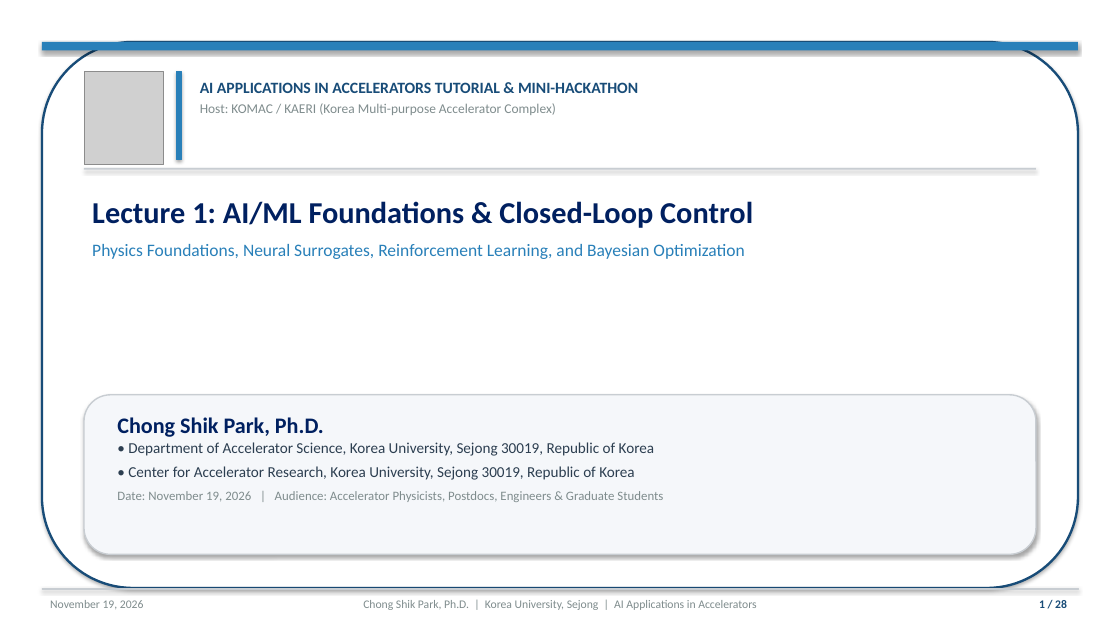
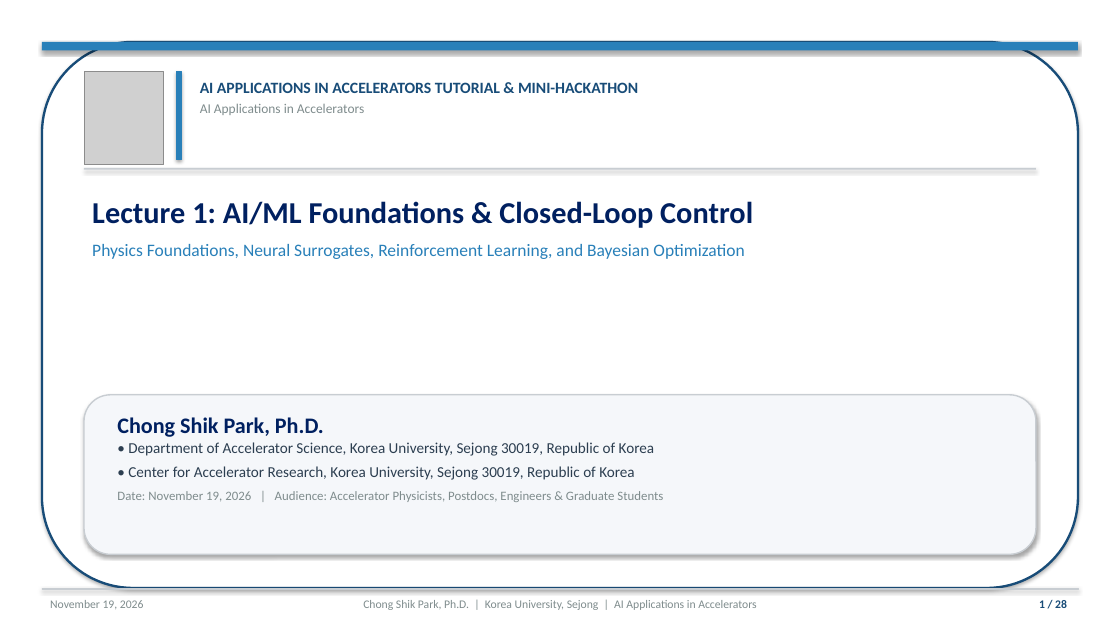
Before and after one commit to cspark7701/ai4acc-mini-hackathon, a slide deck: slide 1 of presentations/Lecture_1_AI_ML_Foundations_and_Control.pptx. Drawn at 1120x630 pixels with LibreOffice and Linux fonts; fonts in the diff are those of the drawing; grey boxes stand for pictures. Boxes give left, top, right and bottom in pixels: in the first picture for what was removed or moved away, otherwise in the second. Text is boxed around its words. In the diff, an @@ line names an element or a change of style, - is before the commit and + after.

Commit message:
Remove KOMAC and KAERI wording across repository documents and scripts
Purge all references to KOMAC and KAERI from markdown documents, docx guides, shell scripts, LaTeX sources, PPTX slides, and compiled presentation PDFs. Rebuild presentation PDF with xelatex and docx guides with updated metadata.

Files:
 M  AGENTS.md
 M  Dockerfile
 M  README.md
 M  dist/run_hackathon_mac_linux.sh
 M  dist/run_hackathon_windows.bat
 M  docker-compose.yml
 M  docs/Announcement.docx
 M  docs/Announcement.md
 M  docs/DOCKER_GUIDE.md
 M  docs/Docker Desktop Setup Guide.docx
 M  docs/Mini-Hackathon Participant Instructions.docx
 M  docs/Technical Preparation.docx
 M  presentations/Lecture_1_AI_ML_Foundations_and_Control.pdf
 M  presentations/Lecture_1_AI_ML_Foundations_and_Control.pptx
 M  presentations/Lecture_1_AI_ML_Foundations_and_Control.tex
 M  scripts/build_announcement_docx.py
 M  scripts/build_lecture_1_pptx.py
 M  scripts/create_bundle.sh
 M  scripts/docker_publish.sh
 M  scripts/update_docker_setup_docx.py
 M  setup.sh

```diff
--- a/presentations/Lecture_1_AI_ML_Foundations_and_Control.pptx
+++ b/presentations/Lecture_1_AI_ML_Foundations_and_Control.pptx
@@ text at (200,104,364,115): text changed @@
-Host: KOMAC / KAERI (Korea Multi-purpose Accelerator Complex)
+AI Applications in Accelerators
```
Also in this commit, not shown: 1 other slide changed, 20 other files.
